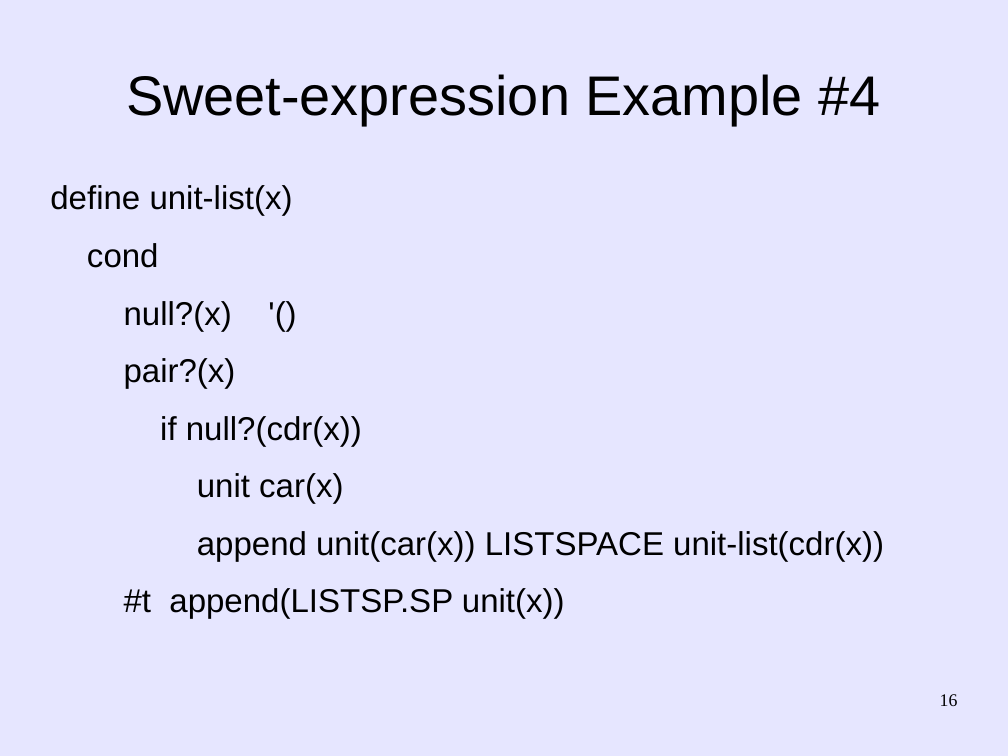
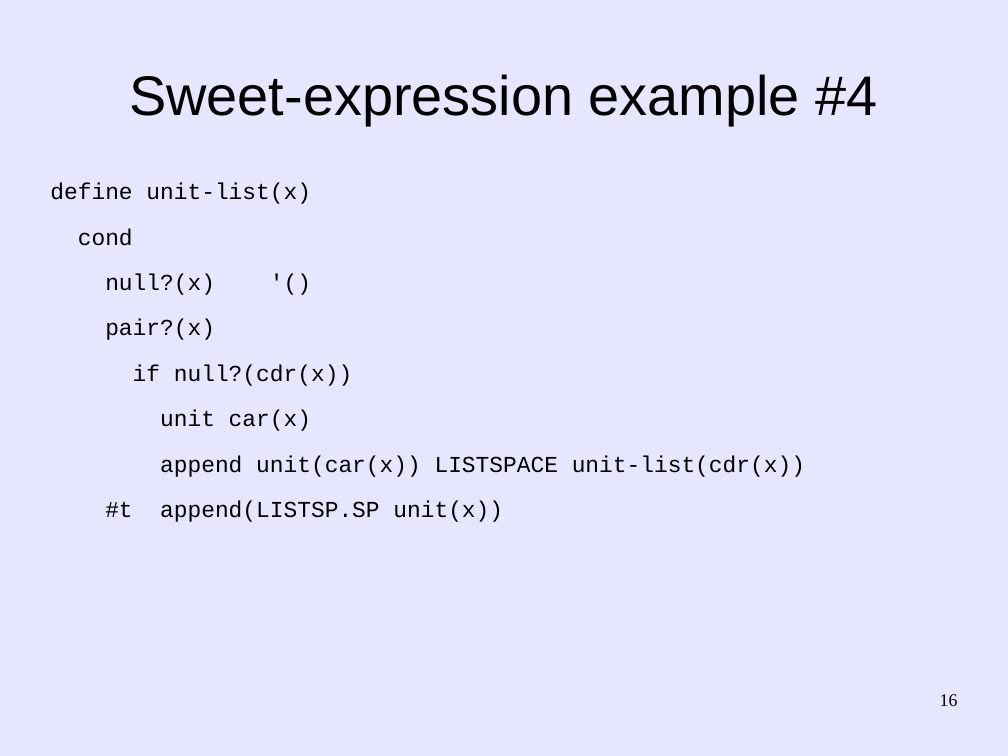
Before and after one commit to martin12333/Readable-Lisp-S-expressions, a slide deck: slide 16 of readable-s-expressions.odp. Drawn at 1008x756 pixels with LibreOffice and Linux fonts; fonts in the diff are those of the drawing. Boxes give left, top, right and bottom in pixels: in the first picture for what was removed or moved away, otherwise in the second. Text is boxed around its words. In the diff, an @@ line names an element or a change of style, - is before the commit and + after.

Commit message:
readable-s-expressions.odp: Improve presentation
  - Make it more consistent with SRFI-105 and SRFI-110, e.g.,
    empty lines are only spaces and tabs (not "!").
  - Make sweet-expressions and s-expressions side-by-side so that
    it's easier to visually compare them.

```diff
--- a/readable-s-expressions.odp
+++ b/readable-s-expressions.odp
@@ title at [129,74,877,125]: text changed @@
-Sweet-expression Example #4
+Sweet-expression example #4
@@ text "define unit-list(x)" at [50,183,805,522]: size 26 to 18 pt, font Arial to Courier New @@
```
Also in this commit, not shown: 22 other slides changed, 3 slides added, 2 slides removed.
